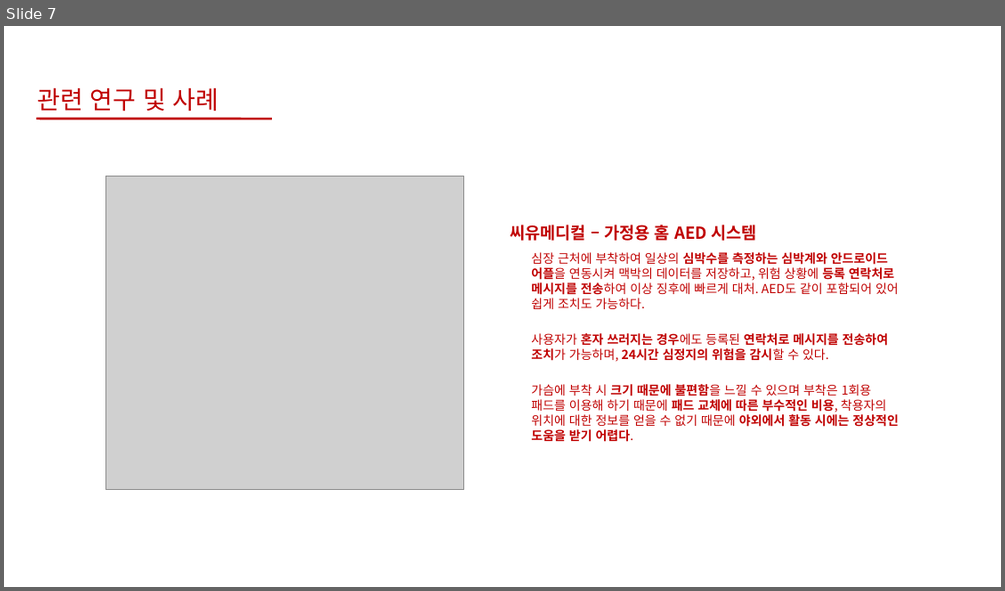
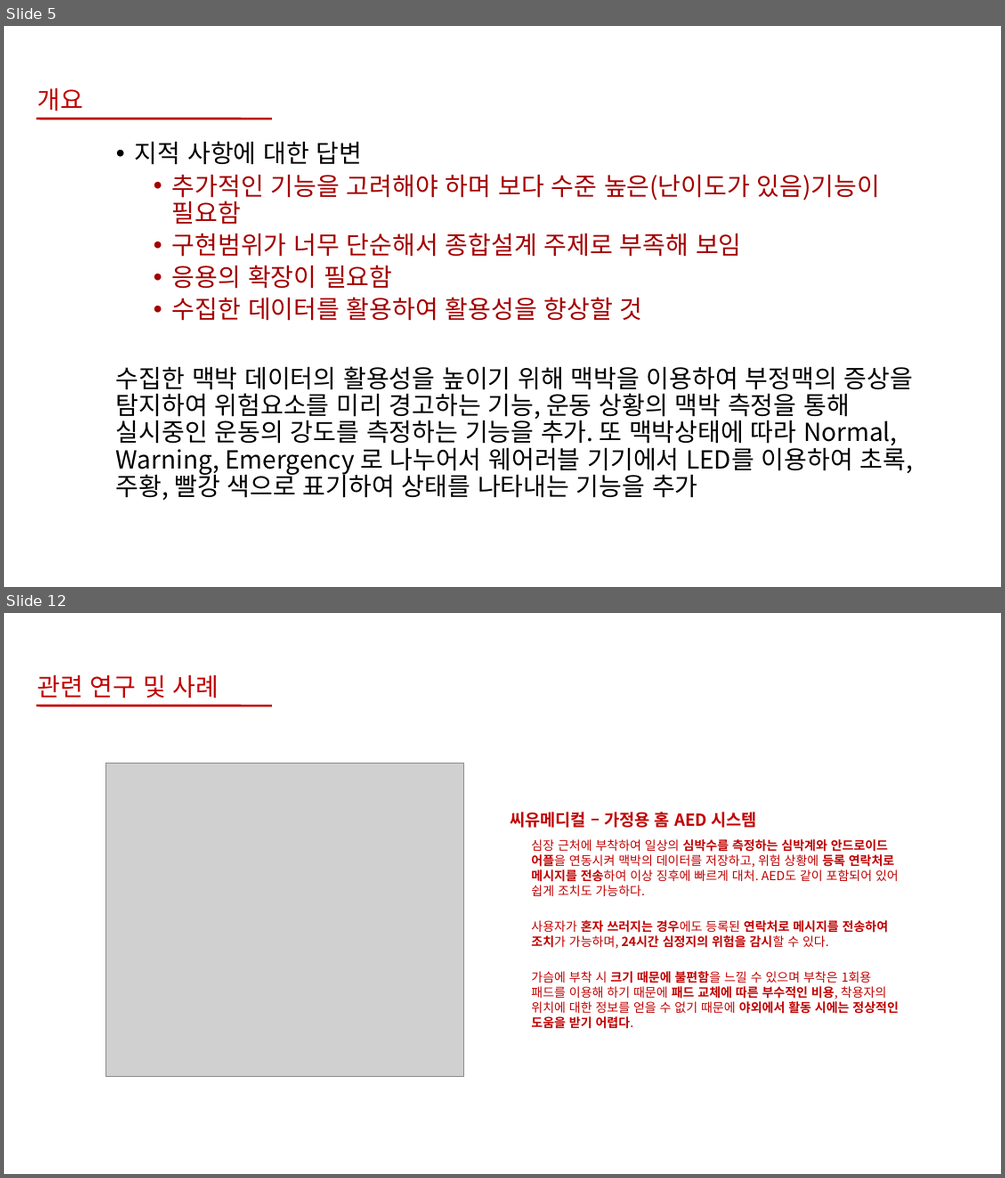
Before and after one commit to bajahoe/gitchana, a slide deck: 제안서 팀장 조동윤, 팀원 임종운.pptx. Shown one above the other, each under a label of ours: slide 7 before the commit, slides 5 and 12 after it; the slides between them are not shown. The pictures are 1005x591 and 1005x1178 pixels, drawn with LibreOffice and Linux fonts; fonts in the diff are those of the drawing; grey boxes stand for pictures; background and template pictures are left out. Boxes give left, top, right and bottom in pixels: in the first picture for what was removed or moved away, otherwise in the second. Text is boxed around its words. In the diff, an @@ line names an element or a change of style, - is before the commit and + after.

Commit message:
시나리오 및 제안서 수정사항
시스템 구성도, 지적사항에 대한 수정 내용, 시나리오 수정

```diff
--- a/제안서 팀장 조동윤, 팀원 임종운.pptx
+++ b/제안서 팀장 조동윤, 팀원 임종운.pptx
@@ slide 5 added at (x1=4, y1=26, x2=1001, y2=587), background #FFFFFF @@
@@ text added at (x1=38, y1=87, x2=84, y2=111), 24 pt, text #C00000 @@
+개요
@@ line added from (36, 119) to (272, 119), #C00000 2.25 pt @@
@@ text added at (x1=116, y1=141, x2=913, y2=499), 24 pt, text #000000 @@
+• 지적 사항에 대한 답변
+  • 추가적인 기능을 고려해야 하며 보다 수준 높은(난이도가 있음)기능이 필요함
+  • 구현범위가 너무 단순해서 종합설계 주제로 부족해 보임
+  • 응용의 확장이 필요함
+  • 수집한 데이터를 활용하여 활용성을 향상할 것
+  수집한 맥박 데이터의 활용성을 높이기 위해 맥박을 이용하여 부정맥의 증상을 탐지하여 위험요소를 미리 경고하는 기능, 운동 상황의 맥박 측정을 통해 실시중인 운동의 강도를 측정하는 기능을 추가. 또 맥박상태에 따라 Normal, Warning, Emergency 로 나누어서 웨어러블 기기에서 LED를 이용하여 초록, 주황, 빨강 색으로 표기하여 상태를 나타내는 기능을 추가
@@ what was slide 7 is now slide 12 @@
```
Also in this commit, not shown: 16 slides changed, 6 other slides added, 2 other files.
